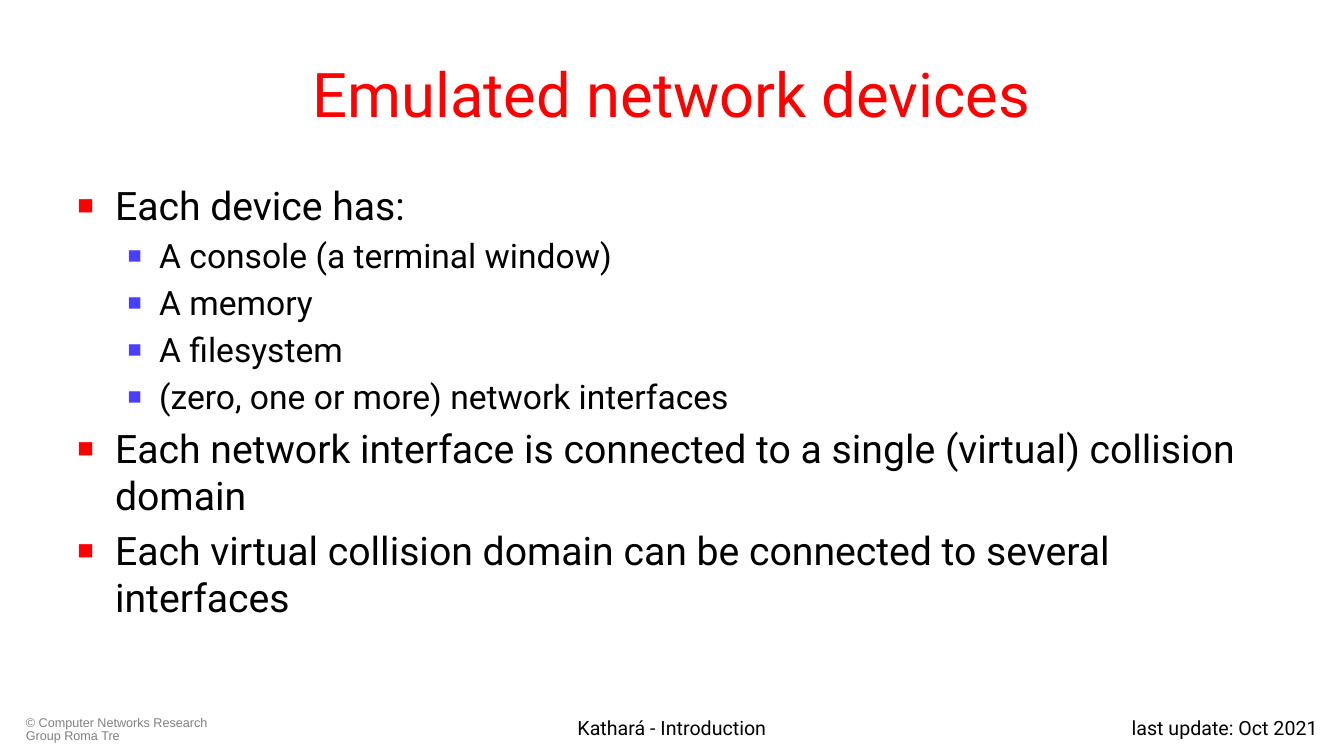
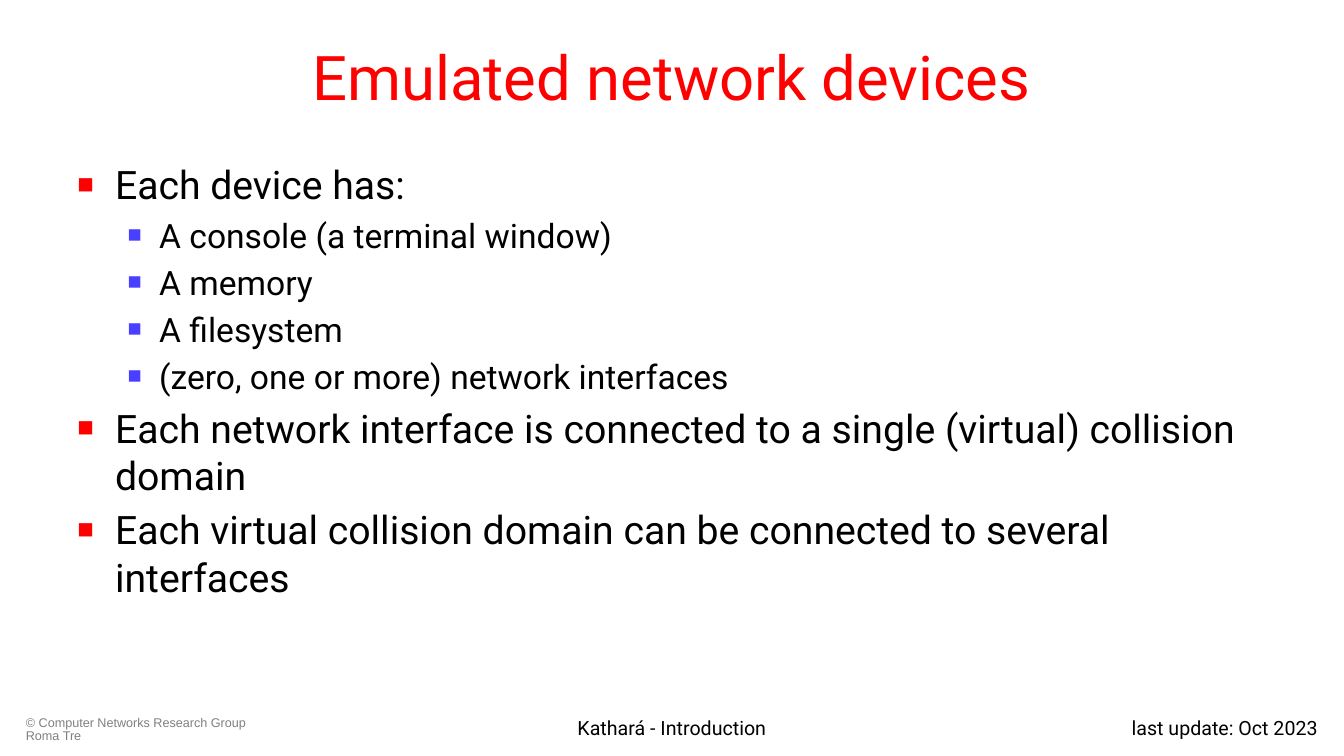
Before and after one commit to KatharaFramework/Kathara-Labs, a slide deck: slide 11 of tutorials/introduction/001-kathara-introduction.pptx. Drawn at 1344x756 pixels with LibreOffice and Linux fonts; fonts in the diff are those of the drawing; background and template pictures are left out. Boxes give left, top, right and bottom in pixels: in the first picture for what was removed or moved away, otherwise in the second. Text is boxed around its words. In the diff, an @@ line names an element or a change of style, - is before the commit and + after.

```diff
--- a/tutorials/introduction/001-kathara-introduction.pptx
+++ b/tutorials/introduction/001-kathara-introduction.pptx
@@ title "Emulated network devices": place and size @@
-title "Emulated network devices" at box(312, 70, 1030, 118)
+title "Emulated network devices" at box(312, 53, 1030, 101)
@@ text "Each device has:": place and size @@
-text "Each device has:" at box(115, 190, 1235, 613)
+text "Each device has:" at box(115, 169, 1235, 593)
@@ text "© Computer Networks Research Group ..." rewrapped from box(26, 718, 207, 743) to box(26, 718, 246, 740) @@
@@ text at box(1132, 720, 1317, 739): text changed @@
-last update: Oct 2021
+last update: Oct 2023
```
Also in this commit, not shown: 31 other slides changed, 3 other files.
